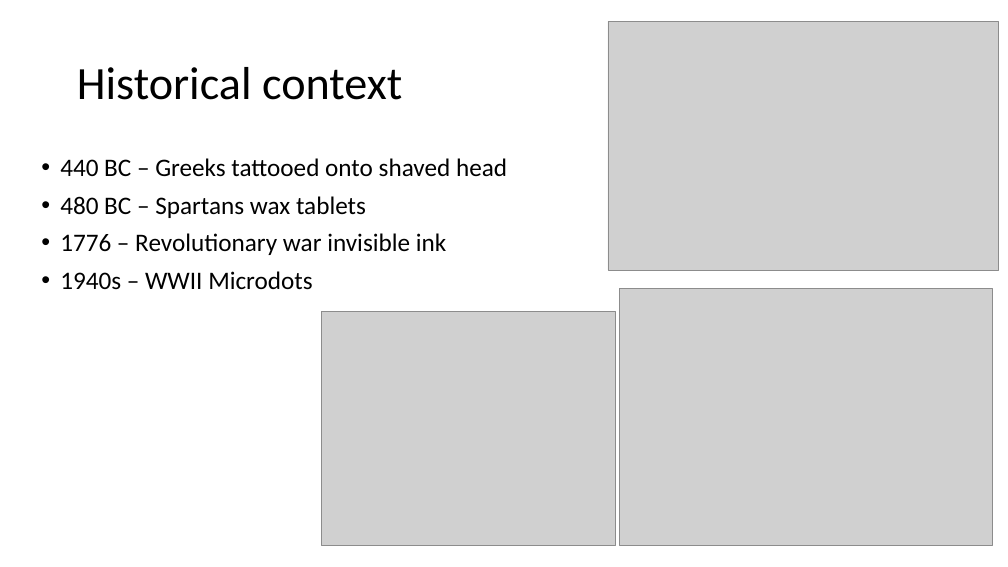
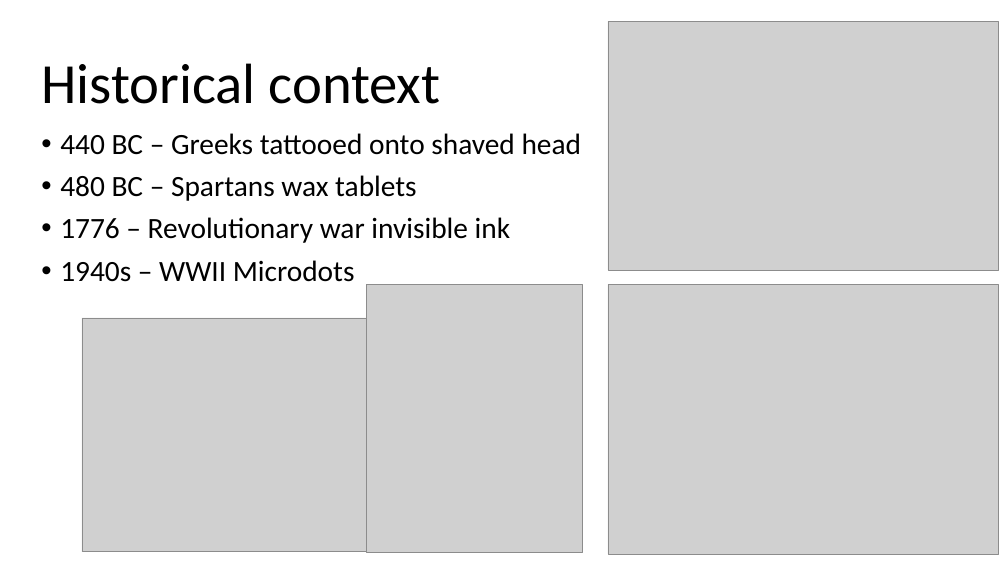
Before and after one commit to crussell2021/SteganographyProject, a slide deck: slide 3 of Documents/Presentation.pptx. Drawn at 1008x567 pixels with LibreOffice and Linux fonts; fonts in the diff are those of the drawing; grey boxes stand for pictures. Boxes give left, top, right and bottom in pixels: in the first picture for what was removed or moved away, otherwise in the second. Text is boxed around its words. In the diff, an @@ line names an element or a change of style, - is before the commit and + after.

Commit message:
added slide for digital image steganography

```diff
--- a/Documents/Presentation.pptx
+++ b/Documents/Presentation.pptx
@@ title "Historical context": place and size @@
-title "Historical context" at <box>77,67,402,100</box>
+title "Historical context" at <box>41,63,441,104</box>
@@ title "Historical context" at <box>41,63,441,104</box>: size 44 to 54 pt @@
@@ text "440 BC – Greeks tattooed ...": place and size @@
-text "440 BC – Greeks tattooed ..." at <box>60,158,507,290</box>
+text "440 BC – Greeks tattooed ..." at <box>60,133,582,282</box>
@@ text "440 BC – Greeks tattooed ..." at <box>60,133,582,282</box>: size 24 to 28 pt @@
@@ picture added at <box>366,285,582,553</box> @@
@@ picture: place and size @@
-picture at <box>620,289,993,546</box>
+picture at <box>608,285,998,554</box>
@@ picture: place and size @@
-picture at <box>321,312,616,545</box>
+picture at <box>82,318,376,552</box>
```
Also in this commit, not shown: 2 other slides changed, 1 slide added.
